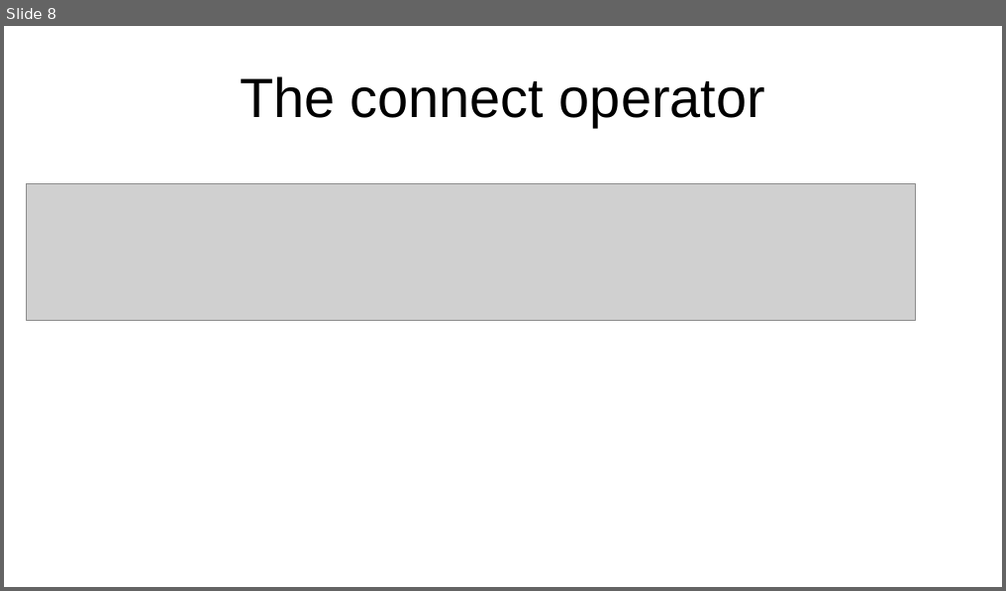
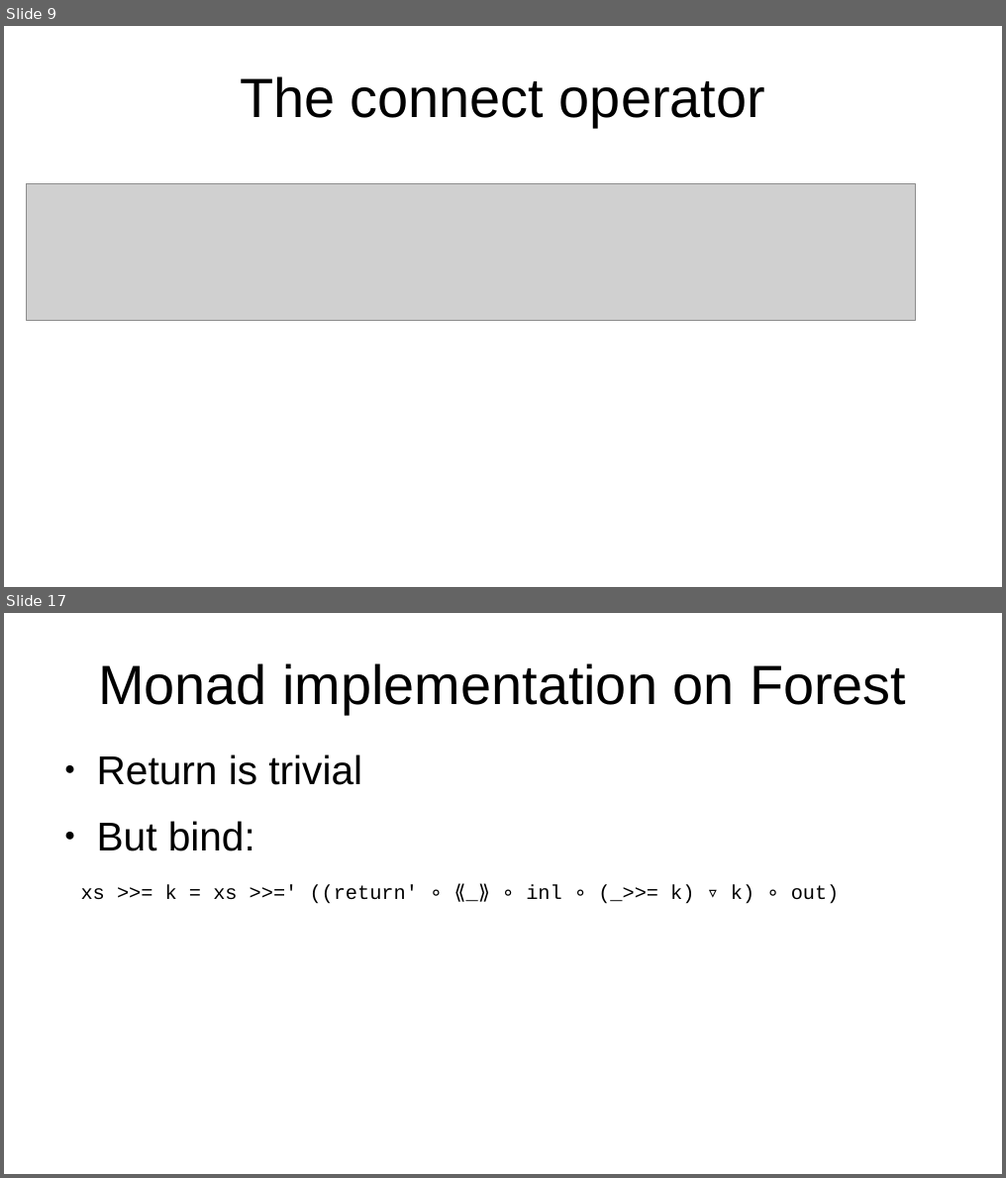
Before and after one commit to ThomdenDK/POCS, a slide deck: POCS_Exam.odp. Shown one above the other, each under a label of ours: slide 8 before the commit, slides 9 and 17 after it; the slides between them are not shown. The pictures are 1006x591 and 1006x1178 pixels, drawn with LibreOffice and Linux fonts; fonts in the diff are those of the drawing; grey boxes stand for pictures. Boxes give left, top, right and bottom in pixels: in the first picture for what was removed or moved away, otherwise in the second. Text is boxed around its words. In the diff, an @@ line names an element or a change of style, - is before the commit and + after.

```diff
--- a/POCS_Exam.odp
+++ b/POCS_Exam.odp
@@ slide 17 added at (4,613,1002,1174), background #FFFFFF @@
@@ title added at (98,663,906,714), 44 pt, text #000000 @@
+Monad implementation on Forest
@@ text added at (97,755,362,852), 32 pt, text #000000 @@
+● Return is trivial
+● But bind:
@@ text added at (81,885,840,904), 16 pt, text #000000 @@
+xs >>= k = xs >>=′ ((return′ ∘ ⟪_⟫ ∘ inl ∘ (_>>= k) ▿ k) ∘ out)
@@ what was slide 8 is now slide 9 @@
```
Also in this commit, not shown: 4 slides changed, 13 other slides added, 3 other files.
